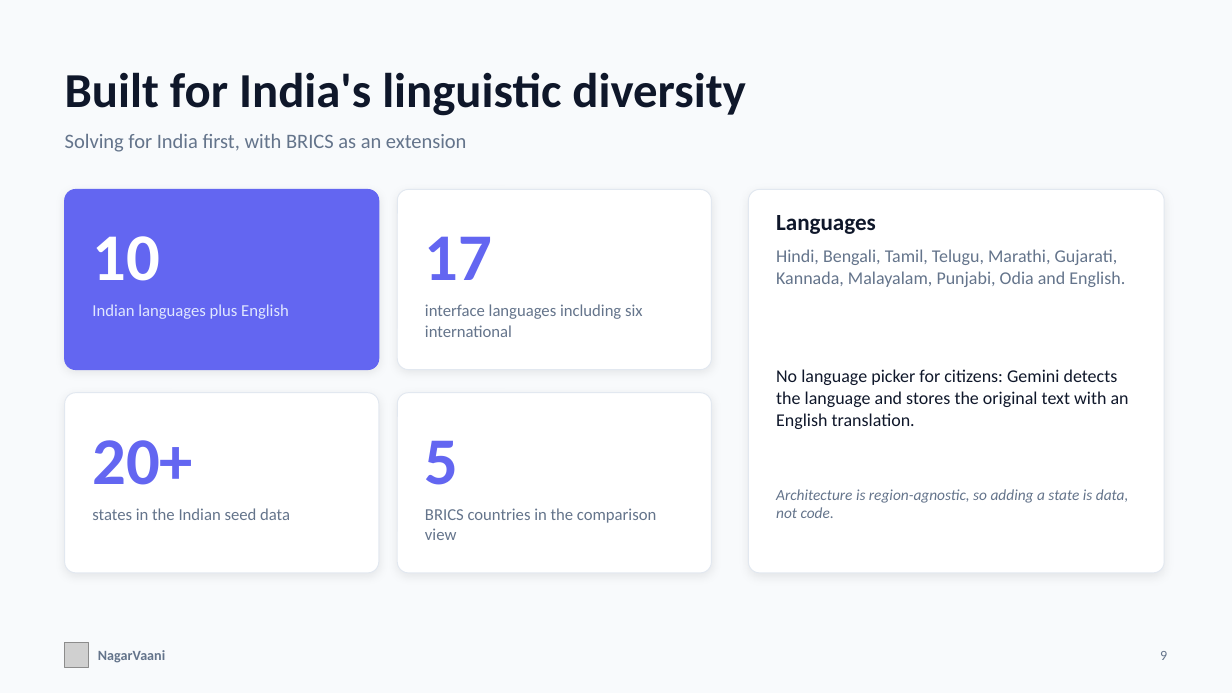
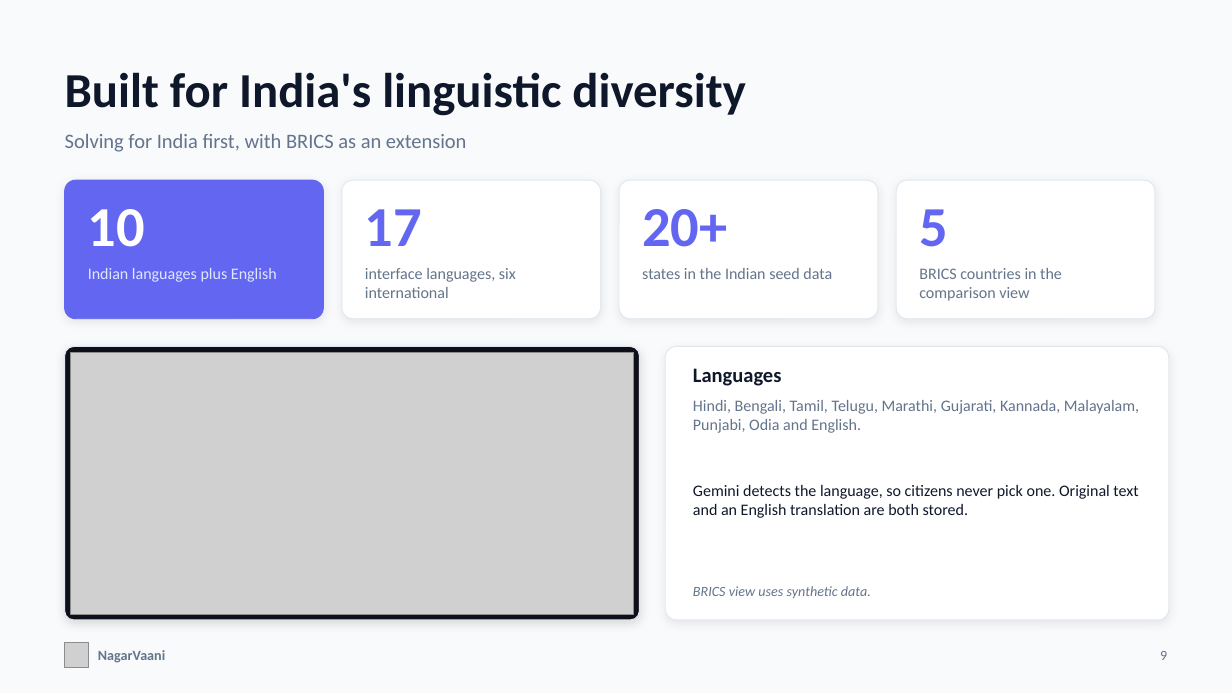
Before and after one commit to rohilkohli/NagarVaani, a slide deck: slide 9 of docs/NagarVaani-pitch-deck.pptx. Drawn at 1232x693 pixels with LibreOffice and Linux fonts; fonts in the diff are those of the drawing; grey boxes stand for pictures. Boxes give left, top, right and bottom in pixels: in the first picture for what was removed or moved away, otherwise in the second. Text is boxed around its words. In the diff, an @@ line names an element or a change of style, - is before the commit and + after.

Commit message:
docs: add real screenshots to deck and README; honest need-weighted slide

```diff
--- a/docs/NagarVaani-pitch-deck.pptx
+++ b/docs/NagarVaani-pitch-deck.pptx
@@ rounded rectangle: place and size @@
-rounded rectangle at box(65, 189, 379, 370)
+rounded rectangle at box(65, 180, 323, 319)
@@ text "10": place and size @@
-text "10" at box(92, 236, 160, 281)
+text "10" at box(88, 209, 145, 247)
@@ rounded rectangle: place and size @@
-rounded rectangle at box(397, 189, 712, 370)
+rounded rectangle at box(342, 180, 601, 319)
@@ text "17": place and size @@
-text "17" at box(425, 236, 493, 280)
+text "17" at box(365, 209, 422, 246)
@@ proportions changed in 5 elements at box(65, 180, 323, 319), box(342, 180, 601, 319), box(665, 347, 1169, 620), box(897, 180, 1155, 319), box(619, 180, 878, 319) @@
@@ rounded rectangle: place and size @@
-rounded rectangle at box(397, 393, 712, 573)
+rounded rectangle at box(619, 180, 878, 319)
@@ text "20+": place and size @@
-text "20+" at box(92, 440, 193, 485)
+text "20+" at box(642, 209, 727, 247)
@@ rounded rectangle: place and size @@
-rounded rectangle at box(65, 393, 379, 573)
+rounded rectangle at box(897, 180, 1155, 319)
@@ size 52 to 44 pt in 4 elements at box(88, 209, 145, 247), box(365, 209, 422, 246), box(642, 209, 727, 247), box(919, 209, 948, 247) @@
@@ text "5": place and size @@
-text "5" at box(425, 440, 459, 485)
+text "5" at box(919, 209, 948, 247)
@@ text "Indian languages plus English": place and size @@
-text "Indian languages plus English" at box(92, 304, 289, 319)
+text "Indian languages plus English" at box(88, 268, 277, 282)
@@ text at box(365, 268, 516, 298): text changed; size 13 to 12.5 pt @@
-interface languages including six international
+interface languages, six international
@@ text "states in the Indian seed ...": place and size @@
-text "states in the Indian seed ..." at box(92, 508, 290, 520)
+text "states in the Indian seed ..." at box(642, 268, 832, 279)
@@ size 13 to 12.5 pt in 3 elements at box(88, 268, 277, 282), box(642, 268, 832, 279), box(919, 268, 1062, 301) @@
@@ text "BRICS countries in the comparison ...": place and size @@
-text "BRICS countries in the comparison ..." at box(425, 508, 656, 540)
+text "BRICS countries in the comparison ..." at box(919, 268, 1062, 301)
@@ rounded rectangle added at box(65, 347, 640, 620), fill #0F0F1A, outline #E2E8F0 0.75 pt @@
@@ picture added at box(70, 352, 634, 615) @@
@@ rounded rectangle: place and size @@
-rounded rectangle at box(749, 189, 1165, 573)
+rounded rectangle at box(665, 347, 1169, 620)
@@ text "Languages": place and size @@
-text "Languages" at box(776, 215, 876, 234)
+text "Languages" at box(693, 368, 781, 386)
@@ text "Languages" at box(693, 368, 781, 386): size 18 to 16 pt @@
@@ text "Hindi, Bengali, Tamil, Telugu, Marathi, ...": place and size @@
-text "Hindi, Bengali, Tamil, Telugu, Marathi, ..." at box(776, 249, 1125, 287)
+text "Hindi, Bengali, Tamil, Telugu, Marathi, ..." at box(693, 400, 1139, 433)
@@ text "Hindi, Bengali, Tamil, Telugu, Marathi, ..." at box(693, 400, 1139, 433): size 14 to 12.5 pt @@
@@ text at box(693, 485, 1138, 518): text changed; size 14 to 12.5 pt @@
-No language picker for citizens: Gemini detects the language and stores the original text with an English translation.
+Gemini detects the language, so citizens never pick one. Original text and an English translation are both stored.
@@ text removed at box(776, 489, 1128, 518) @@
-Architecture is region-agnostic, so adding a state is data, not code.
@@ text added at box(693, 586, 871, 598), 11 pt, text #64748B, italic @@
+BRICS view uses synthetic data.
```
Also in this commit, not shown: 1 other slide changed, 1 slide added, 1 slide removed, 8 other files.
